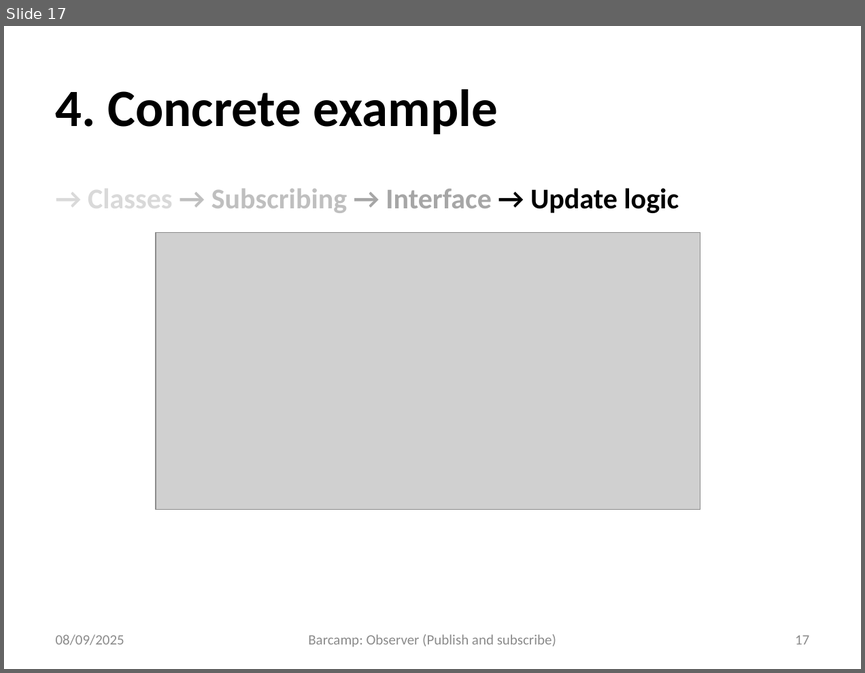
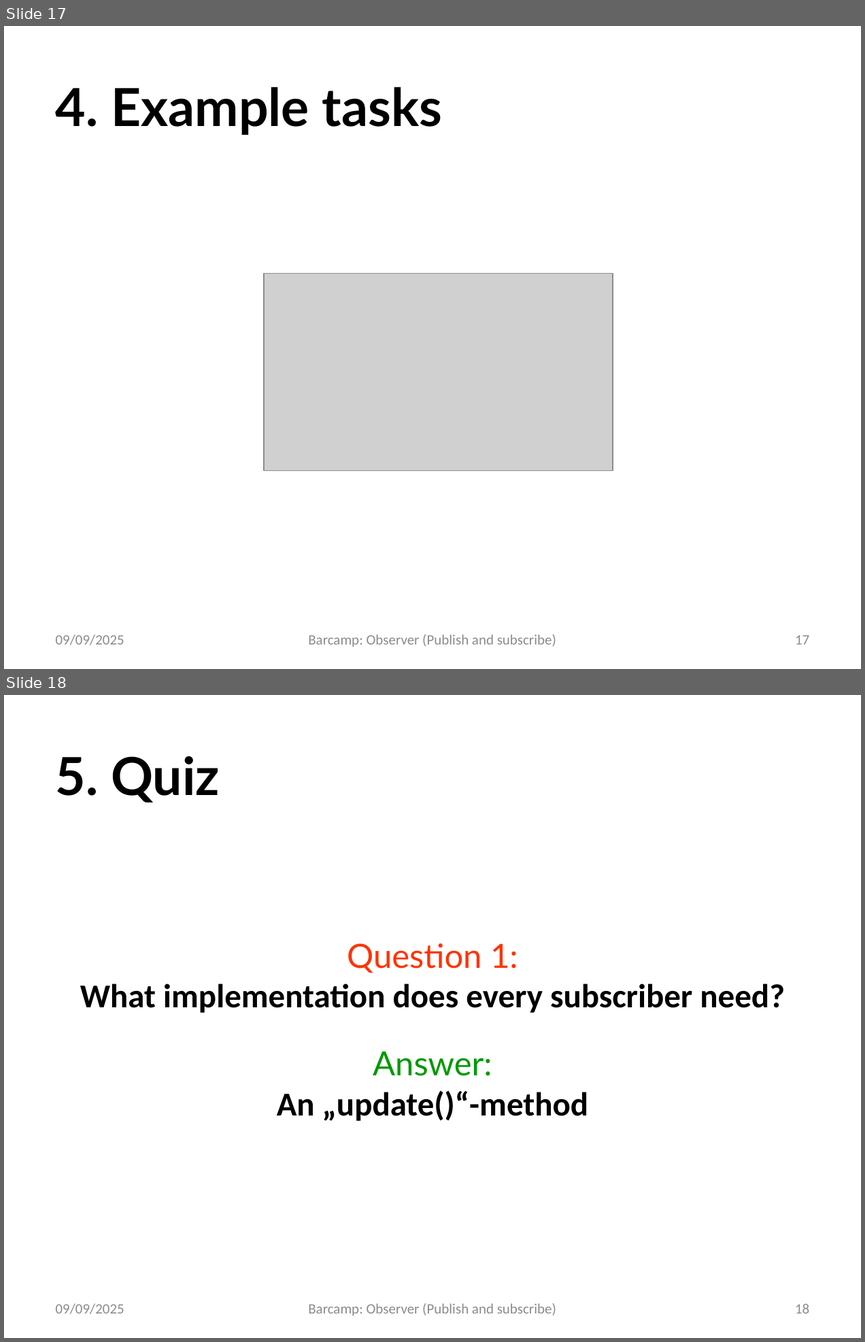
Before and after one commit to TheRealTRY1NG/Barcamp-Observer, a slide deck: 0-Presentation.pptx. Shown one above the other, each under a label of ours: slide 17 before the commit, slides 17 and 18 after it. The pictures are 865x673 and 865x1342 pixels, drawn with LibreOffice and Linux fonts; fonts in the diff are those of the drawing; grey boxes stand for pictures; background and template pictures are left out. Boxes give left, top, right and bottom in pixels: in the first picture for what was removed or moved away, otherwise in the second. Text is boxed around its words. In the diff, an @@ line names an element or a change of style, - is before the commit and + after.

```diff
--- a/0-Presentation.pptx
+++ b/0-Presentation.pptx
@@ slide 18 added at (4, 695, 861, 1338), background picture (left out) @@
@@ title added at (56, 756, 220, 802), 44 pt, text #000000, bold @@
+5. Quiz
@@ text added at (80, 943, 784, 1013), 28 pt, text #000000, bold @@
+Question 1:
+What implementation does every subscriber need?
@@ text added at (277, 1051, 589, 1121), 28 pt, text #000000, bold @@
+Answer:
+An „update()“-method
@@ text added at (56, 1303, 124, 1314), 12 pt, text #8C8C8C @@
+09/09/2025
@@ text added at (308, 1303, 556, 1316), 12 pt, text #8C8C8C @@
+Barcamp: Observer (Publish and subscribe)
@@ page number added at (795, 1304, 809, 1313), 12 pt, text #8C8C8C @@
+18
@@ slide 17 changed as well @@
@@ title at (56, 87, 442, 135): text changed; font Calibri to Lato @@
-4. Concrete example
+4. Example tasks
@@ text removed at (88, 182, 679, 216) @@
-→ Classes → Subscribing → Interface → Update logic
@@ picture removed at (156, 233, 700, 509) @@
@@ picture added at (264, 273, 613, 470) @@
@@ text at (56, 634, 124, 645): text changed @@
-08/09/2025
+09/09/2025
```
Also in this commit, not shown: 16 other slides changed, 3 other slides added.
